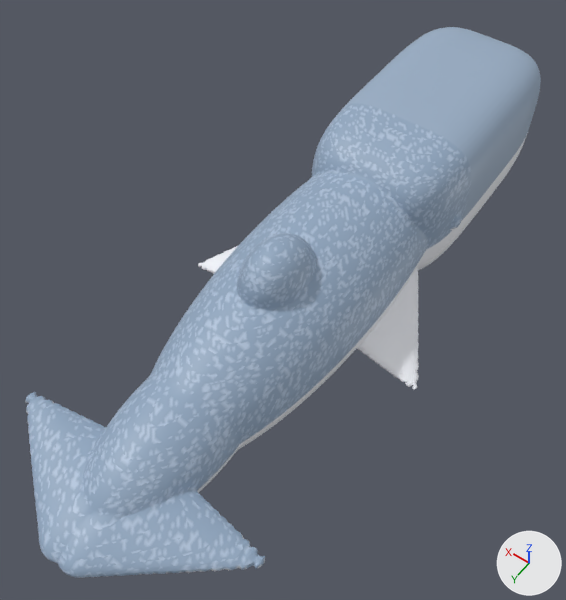
The glTF model pack/sperm_whale/sperm_whale.glb, before and after one commit.
Rendered twice from a 50 mm camera at (-5.77, 9.53, 12.81) aimed at (0.29, 1.04, -0.53). The axes (+X, +Y, +Z) are drawn at lower right. The lights are the same throughout. The older version comes first.

The first picture shows 'sperm_whale'.
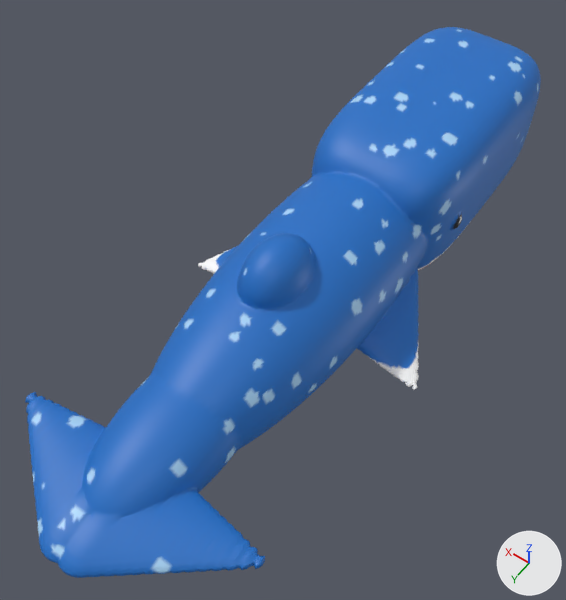
Pixel boxes (x1, y1, x2, y2) of what changed, in the pictures (566 x 600 px):
part 1 of me_sperm_whale, recoloured: (204, 220, 471, 462) in both
part 2 of me_sperm_whale, recoloured (greyish blue to blue): (26, 27, 541, 576) in both
part 3 of me_sperm_whale, recoloured (darker): (25, 104, 527, 578) in both

Diff of the bpy script that builds the scene:
```diff
--- a/pack/sperm_whale/sperm_whale.glb.py
+++ b/pack/sperm_whale/sperm_whale.glb.py
@@ me_sperm_whale @@
 me_sperm_whale.from_pydata(...)  # 59879 vertices, 119754 faces; spans x -3.0..3.0, y -8.0..8.0, z -1.9..1.9
 # used by ob_sperm_whale; location = (0.0, 0.0, 0.0)
+# me_sperm_whale part 1: 41484 faces centred in x -3.0..3.0, y -8.0..8.0, z -1.9..0.0 are repainted in the vertex colours; the middle colour goes from white #f1f3f9 to white #ffffff
+# me_sperm_whale part 2: 39777 faces centred in x -2.8..2.8, y -8.0..8.0, z -0.4..1.9 are repainted in the vertex colours; the middle colour goes from greyish blue #99adc4 to blue #1b6fc6
+# me_sperm_whale part 3: 38493 faces centred in x -2.8..2.8, y -8.0..8.0, z -1.3..1.9 are repainted in the vertex colours; the middle colour goes from blue #b3c4da to blue #1b6fc6
 me_sperm_whale.materials.append(mat_sperm_whale_ref)
```
